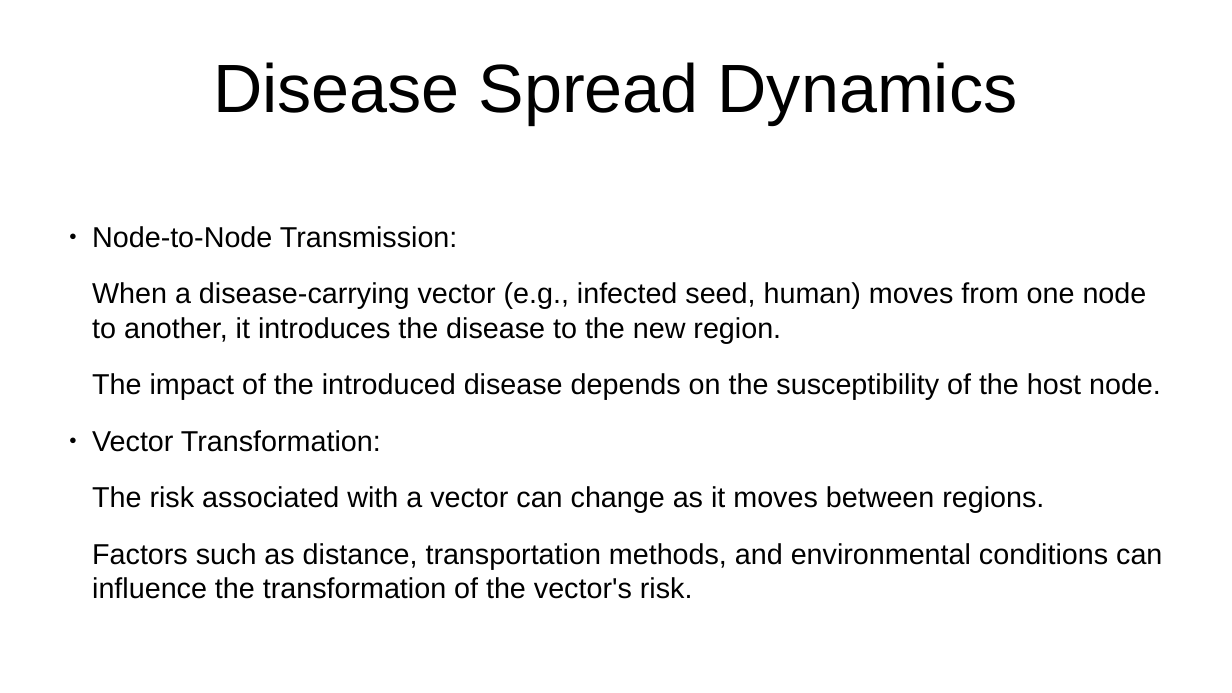
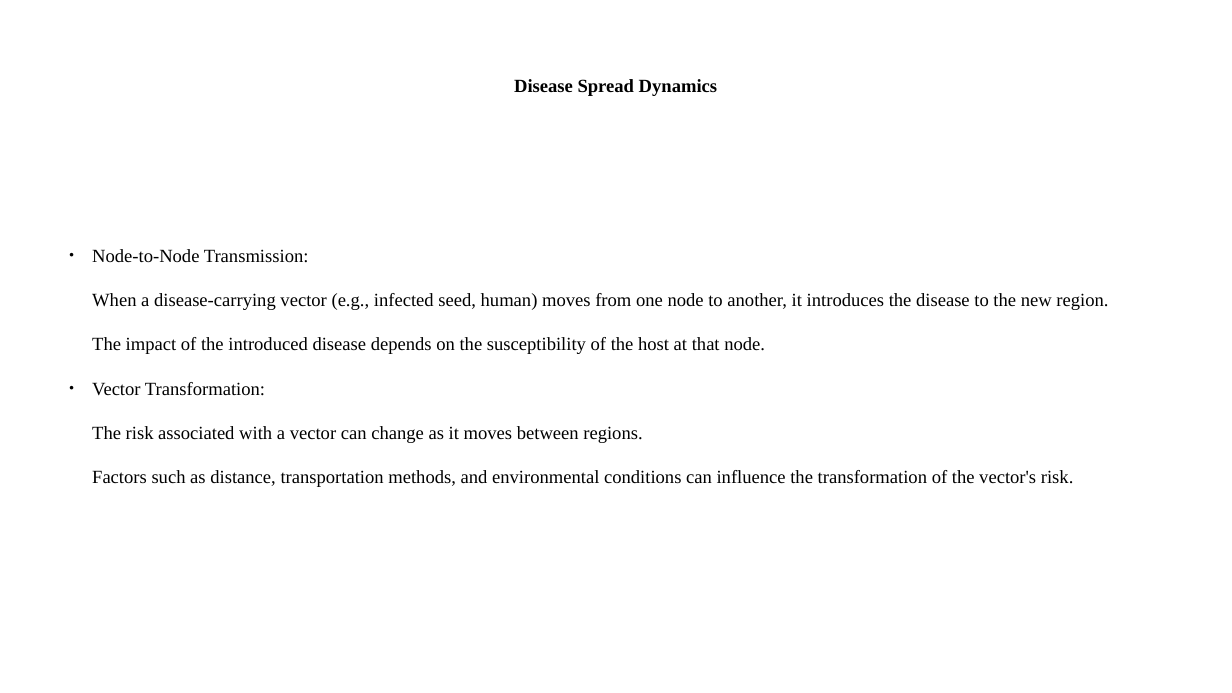
Before and after one commit to ShadrackOdikara/FutureProofAgricAIBreedingEpidemiology, a slide deck: slide 10 of Documentation/20th January 2025 Presentation.pptx. Drawn at 1232x693 pixels with LibreOffice and Linux fonts; fonts in the diff are those of the drawing. Boxes give left, top, right and bottom in pixels: in the first picture for what was removed or moved away, otherwise in the second. Text is boxed around its words. In the diff, an @@ line names an element or a change of style, - is before the commit and + after.

```diff
--- a/Documentation/20th January 2025 Presentation.pptx
+++ b/Documentation/20th January 2025 Presentation.pptx
@@ title "Disease Spread Dynamics" at (x1=514, y1=79, x2=717, y2=96): size 44 to 12 pt, font Arial to Times New Roman, bold on @@
@@ text at (x1=92, y1=249, x2=1108, y2=487): size 18.6 to 12 pt, font Arial to Times New Roman in "Node-to-Node Transmission:", "When a disease-carrying vector (e.g., infected seed, ...", "Vector Transformation:", "The risk associated with a vector can ..." and 1 more places @@
@@ text at (x1=92, y1=337, x2=765, y2=354): text changed; size 18.6 to 12 pt; font Arial to Times New Roman @@
-The impact of the introduced disease depends on the susceptibility of the host node.
+The impact of the introduced disease depends on the susceptibility of the host at that node.
```
Also in this commit, not shown: 5 other slides changed, 6 slides added, 5 slides removed, 19 other files.
